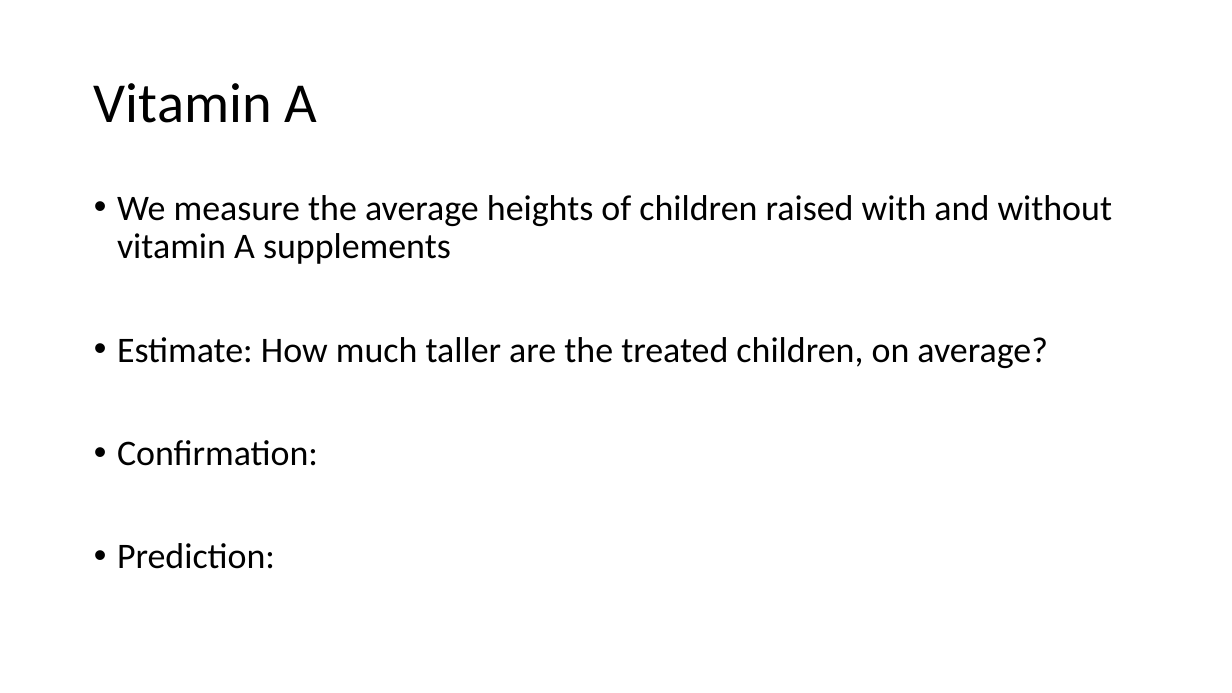
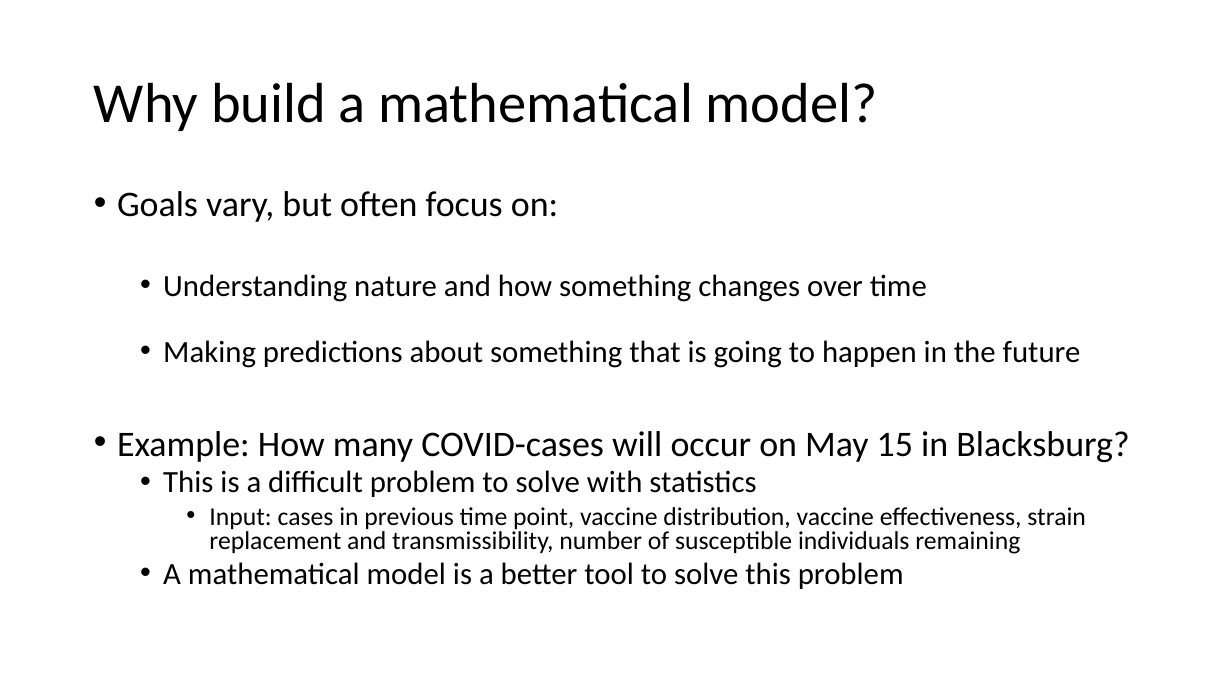
Before and after one commit to VTQuantMethodsEEB/klangwig, a slide deck: slide 9 of lectures/week_4_philosophy/le4_statistical_philosophy.pptx. Drawn at 1232x693 pixels with LibreOffice and Linux fonts; fonts in the diff are those of the drawing. Boxes give left, top, right and bottom in pixels: in the first picture for what was removed or moved away, otherwise in the second. Text is boxed around its words. In the diff, an @@ line names an element or a change of style, - is before the commit and + after.

```diff
--- a/lectures/week_4_philosophy/le4_statistical_philosophy.pptx
+++ b/lectures/week_4_philosophy/le4_statistical_philosophy.pptx
@@ title at (x1=94, y1=82, x2=878, y2=131): text changed @@
-Vitamin A
+Why build a mathematical model?
@@ text at (x1=117, y1=191, x2=1129, y2=589): text changed; size 28 to 24 pt @@
-• We measure the average heights of children raised with and without vitamin A supplements
-• Estimate: How much taller are the treated children, on average?
-• Confirmation:
-• Prediction:
+• Goals vary, but often focus on:
+  • Understanding nature and how something changes over time
+  • Making predictions about something that is going to happen in the future
+• Example: How many COVID-cases will occur on May 15 in Blacksburg?
+  • This is a difficult problem to solve with statistics
+    • Input: cases in previous time point, vaccine distribution, vaccine effectiveness, strain replacement and transmissibility, number of susceptible individuals remaining
+  • A mathematical model is a better tool to solve this problem
```
Also in this commit, not shown: 5 other slides changed, 2 slides added, 2 slides removed.
